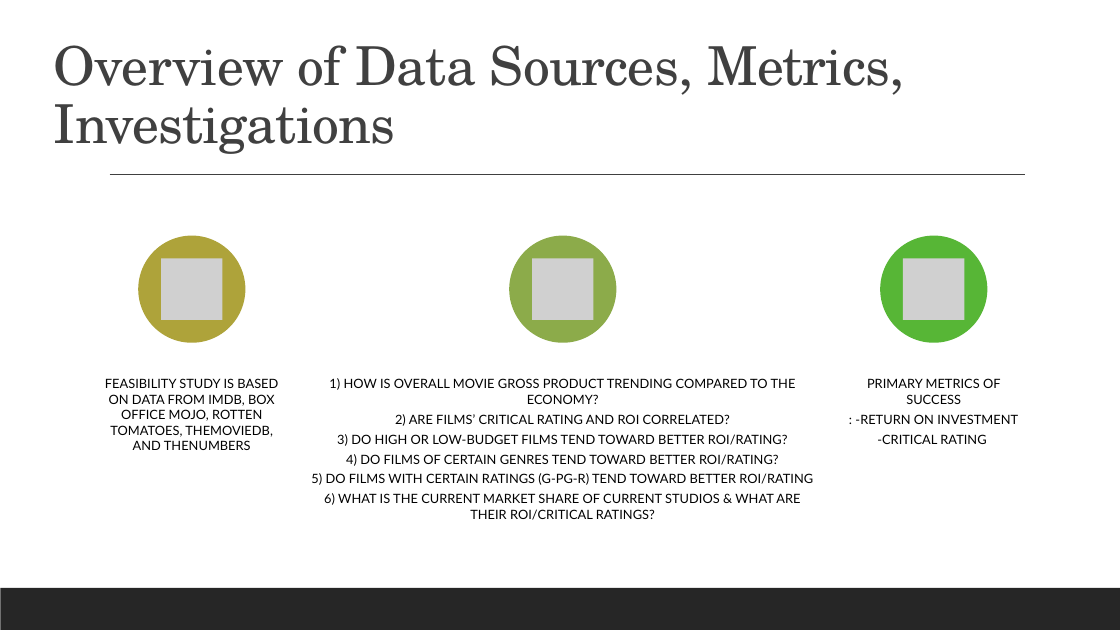
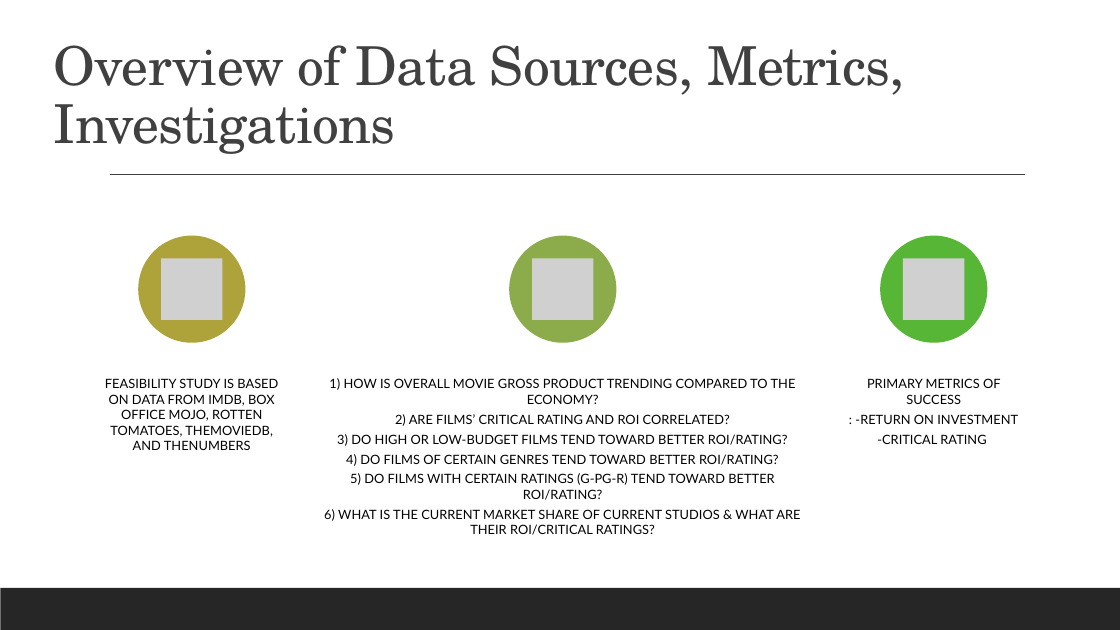
Before and after one commit to ericthansen/dsc-mod-1-project-v2-1-online-ds-sp-000, a slide deck: slide 2 of Movie Studio Feasibility.pptx. Drawn at 1120x630 pixels with LibreOffice and Linux fonts; fonts in the diff are those of the drawing; grey boxes stand for pictures. Boxes give left, top, right and bottom in pixels: in the first picture for what was removed or moved away, otherwise in the second. Text is boxed around its words. In the diff, an @@ line names an element or a change of style, - is before the commit and + after.

```diff
--- a/Movie Studio Feasibility.pptx
+++ b/Movie Studio Feasibility.pptx
@@ text at [350,473,774,500]: text changed @@
-5) DO FILMS WITH CERTAIN RATINGS (G-PG-R) TEND TOWARD BETTER ROI/RATING
+5) DO FILMS WITH CERTAIN RATINGS (G-PG-R) TEND TOWARD BETTER ROI/RATING?
```
Also in this commit, not shown: 5 other slides changed, 16 other files.
